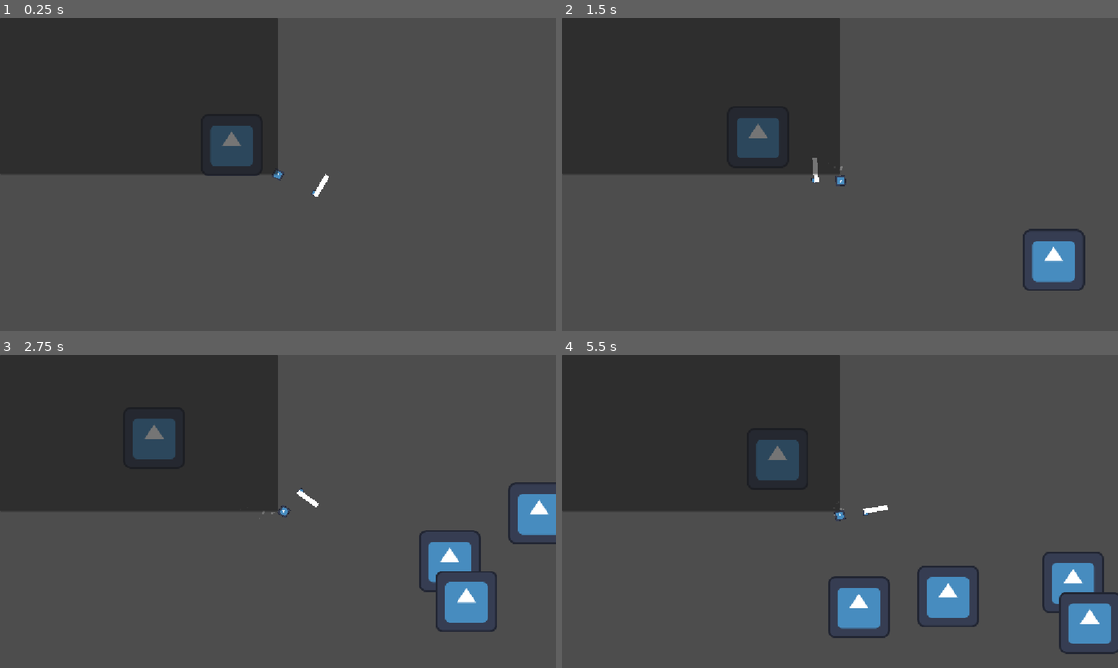
Above: before the commit, frames 1-4 (two rows, left to right).
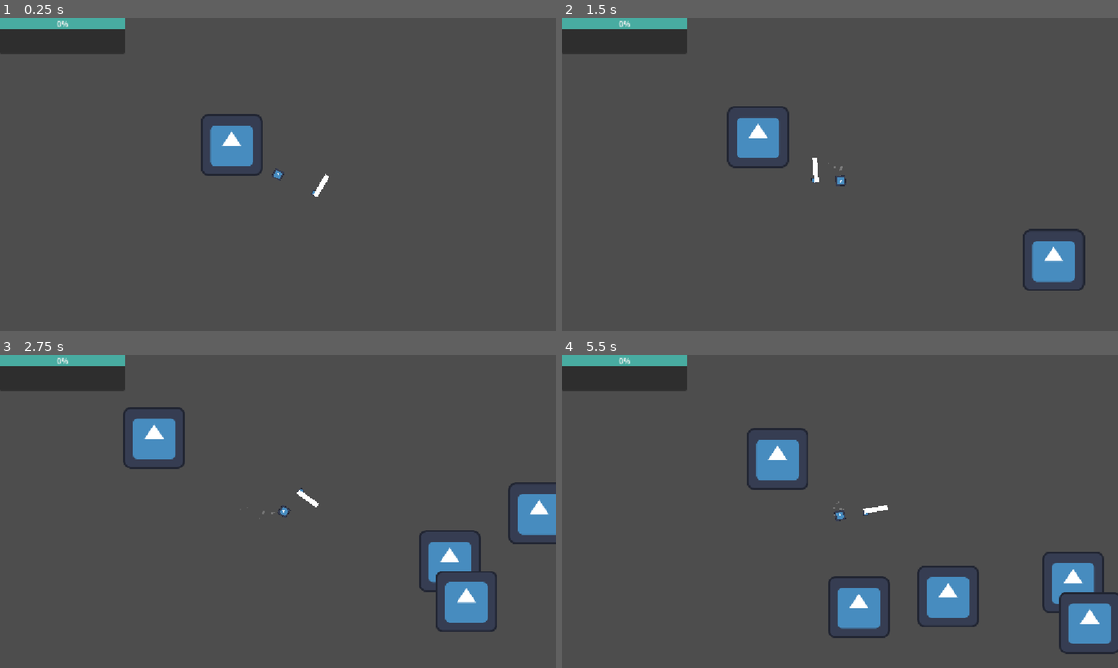
Above: after the commit, the same moments.

Repository: Mrbobbuilder69/GMTK_jam_2026
Game: Godot game, scene res://Scenes/test_scene_2.tscn
The game is run twice, just before and just after one commit, with the same random seed, the same clock (stepped at 60 frames per second) and the same inputs. The engine's default icon, where the game draws it, is replaced by a stand-in: a white triangle on a blue panel in a dark square. Sound files missing from this copy of the repository are replaced by a short silence.
Inputs (mouse positions are in pixels of both pictures, inside the frame that each line leads up to):
- Up to frame 1 (0.25 s): no input
- Up to frame 2 (1.5 s): tap Enter at 0.5 s; move the mouse to (962, 158) at 0.52 s; hold D (Right) 0.53-1.28 s; tap F (f) at 0.6 s; move the mouse to (728, 190) at 1.27 s; hold S (Down) from 1.28 s (still down); tap Space (Dash) at 1.35 s
- Up to frame 3 (2.75 s): tap F (f) at 1.55, 2.3 s; move the mouse to (333, 442) at 2.02 s; release S (Down) at 2.03 s; hold D (Right) from 2.03 s (still down); hold Shift (Sprint) from 2.03 s (still down)
- Up to frame 4 (5.5 s): move the mouse to (812, 574) at 2.77 s; release D (Right) at 2.78 s; release Shift (Sprint) at 2.78 s; hold W (Up) 2.78-3.53 s; tap X (attack) at 2.85 s; tap F (f) at 3.05, 3.6, 4.55, 5.1 s; move the mouse to (1006, 558) at 3.52 s; hold A (Left) 3.53-5.03 s; move the mouse to (673, 464) at 4.27 s; tap C (melee) at 4.35 s; move the mouse to (867, 511) at 5.02 s; hold S (Down) from 5.03 s (still down)

The runs differ from the first frame. In frame 1, 23% of the frame differs, in the area x 0-50%, y 0-51%; in frame 2, 23%; in frame 3, 23%; in frame 4, 23%.

Commit message:
Blood UI and some Decal code additions

Diff:
--- a/Scenes/Scripts/player_movement.gd
+++ b/Scenes/Scripts/player_movement.gd
@@ -6,6 +6,9 @@
 @export var dash_cooldown : float = 1.0
 @export var footstep_interval : float = 30.0
 @export var transition_speeds_speed : float = 10.0 # basically how fast speed updates between states
+
+@onready var bloodbar: ProgressBar = $"../cam/UI/PanelContainer/MarginContainer/Blood"
+
 
 var footstep_distance_counter : float = 0.0
 var prev_position : Vector2
@@ -42,4 +45,4 @@
 		##blood = clamp(blood + 5, MIN_BLD, MAX_BLD)
 
 func _process(delta):
-	print(str(Global.blood))
+	bloodbar.value = Global.blood
--- a/Scenes/test_scene_2.tscn
+++ b/Scenes/test_scene_2.tscn
@@ -3,7 +3,10 @@
 [ext_resource type="PackedScene" uid="uid://c520ybe8rgo7x" path="res://Scenes/player.tscn" id="1_eg7ii"]
 [ext_resource type="Script" uid="uid://ctgu1ijoxfidi" path="res://Scenes/cam.gd" id="2_pt0jc"]
 [ext_resource type="Texture2D" uid="uid://b46shyvcmigyb" path="res://icon.svg" id="3_vmw76"]
-[ext_resource type="Script" uid="uid://ceq7jc8gb121q" path="res://Scripts/blood_spawn.gd" id="4_pt0jc"]
+[ext_resource type="Script" uid="uid://ceq7jc8gb121q" path="res://Scenes/Scripts/blood_spawn.gd" id="4_pt0jc"]
+
+[sub_resource type="StyleBoxFlat" id="StyleBoxFlat_dqqax"]
+bg_color = Color(0.28081146, 0.6756826, 0.6291818, 1)
 
 [sub_resource type="RectangleShape2D" id="RectangleShape2D_eaav3"]
 size = Vector2(130, 130)
@@ -21,16 +24,33 @@
 target = NodePath("../player")
 follow_speed = 10.0
 
-[node name="UI" type="CanvasLayer" parent="cam" unique_id=871667315]
-
-[node name="Panel" type="Panel" parent="cam/UI" unique_id=120975989]
+[node name="UI" type="Control" parent="cam" unique_id=2141668710]
+layout_mode = 3
+anchors_preset = 15
+anchor_right = 1.0
+anchor_bottom = 1.0
+offset_left = -576.0
+offset_top = -324.0
 offset_right = 576.0
 offset_bottom = 324.0
+grow_horizontal = 2
+grow_vertical = 2
 
-[node name="Label" type="Label" parent="cam/UI/Panel" unique_id=651206033]
-layout_mode = 0
-offset_right = 576.0
-offset_bottom = 324.0
+[node name="PanelContainer" type="PanelContainer" parent="cam/UI" unique_id=120709662]
+layout_mode = 1
+anchors_preset = 10
+anchor_right = 1.0
+offset_right = -893.0
+offset_bottom = 74.0
+grow_horizontal = 2
+
+[node name="MarginContainer" type="MarginContainer" parent="cam/UI/PanelContainer" unique_id=1672286871]
+layout_mode = 2
+
+[node name="Blood" type="ProgressBar" parent="cam/UI/PanelContainer/MarginContainer" unique_id=407257228]
+layout_mode = 2
+theme_override_styles/background = SubResource("StyleBoxFlat_dqqax")
+max_value = 200.0
 
 [node name="obstacle" type="StaticBody2D" parent="." unique_id=423191758]
 position = Vector2(-96, -61)
@@ -45,5 +65,5 @@
 script = ExtResource("4_pt0jc")
 
 [node name="CollisionShape2D" type="CollisionShape2D" parent="Blood Spawn" unique_id=300830166]
-position = Vector2(-28.5, 19.5)
+position = Vector2(-29, 18)
 shape = SubResource("RectangleShape2D_wcb3r")
--- a/blood_decal.gd
+++ b/blood_decal.gd
@@ -1,4 +1,6 @@
 extends Node2D
 
 func _on_area_2d_body_entered(body: Node2D) -> void:
-	Global.blood = clamp(Global.blood + 5, 0, 200)
+	Global.blood = clamp(Global.blood + 50, 0, 200)
+
+	self.queue_free()
